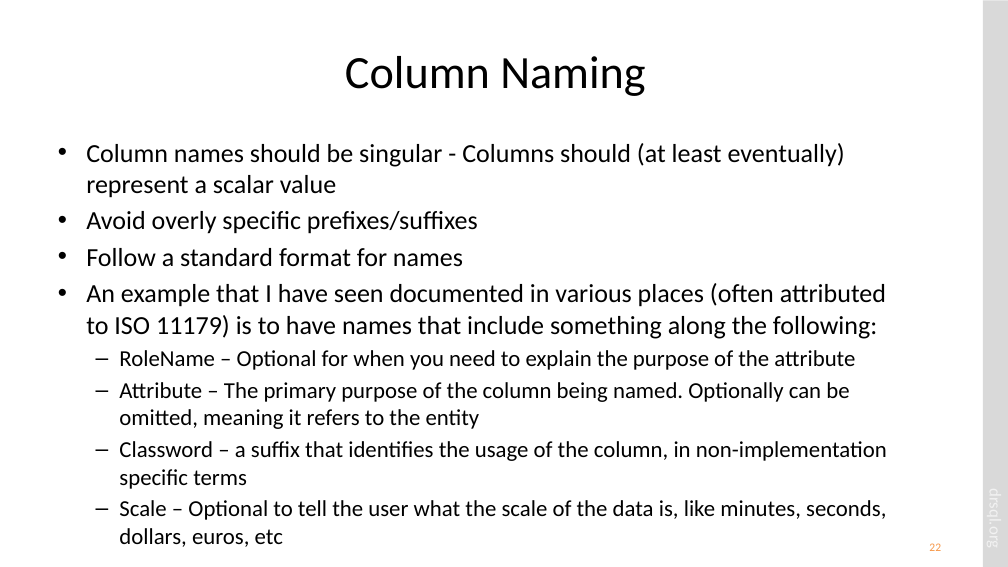
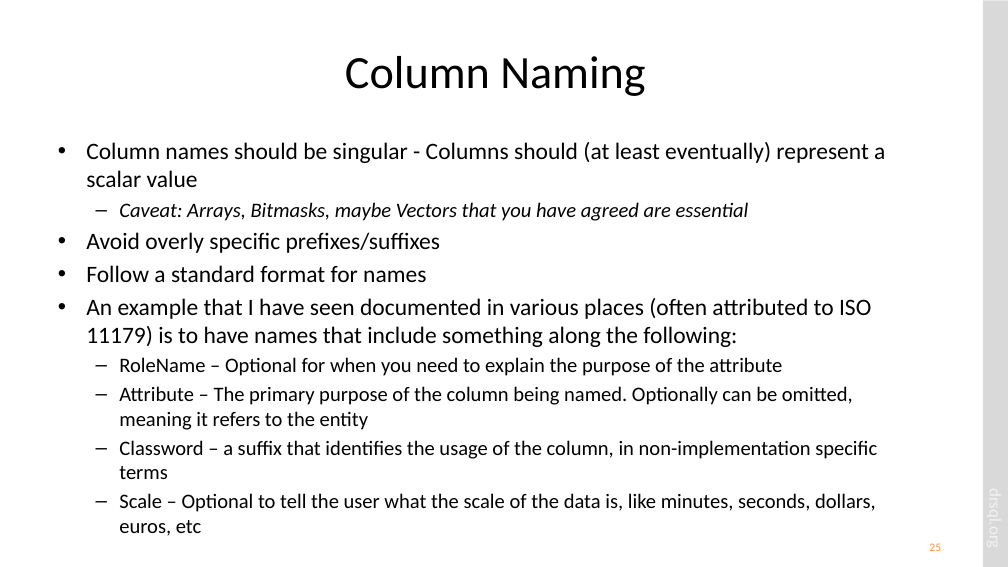
Before and after one commit to drsqlgithub/Presentation-Downloads, a slide deck: slide 25 of Relational Database Design/Relational Database Design.pptx (slide 22 before the commit). Drawn at 1008x567 pixels with LibreOffice and Linux fonts; fonts in the diff are those of the drawing. Boxes give left, top, right and bottom in pixels: in the first picture for what was removed or moved away, otherwise in the second. Text is boxed around its words. In the diff, an @@ line names an element or a change of style, - is before the commit and + after.

Commit message:
New version of Relational Database Design session

```diff
--- a/Relational Database Design/Relational Database Design.pptx
+++ b/Relational Database Design/Relational Database Design.pptx
@@ text at box(86, 142, 885, 536): size 24.8 to 22.4 pt in "Column names should be singular - Columns ...", "Avoid overly specific prefixes/suffixes", "Follow a standard format for names", "An example that I have seen documented ..."; size 21.7 to 19.6 pt in "RoleName – Optional for when you need ...", "Attribute – The primary purpose of the ...", "Classword – a suffix that identifies the ...", "Scale – Optional to tell the user ..." and 1 more places @@
@@ text at box(119, 202, 749, 221): paragraph added @@
+  – Caveat: Arrays, Bitmasks, maybe Vectors that you have agreed are essential
@@ page number at box(929, 543, 941, 551): text changed @@
-22
+25
```
Also in this commit, not shown: 19 other slides changed, 4 slides added, 1 slide removed.
